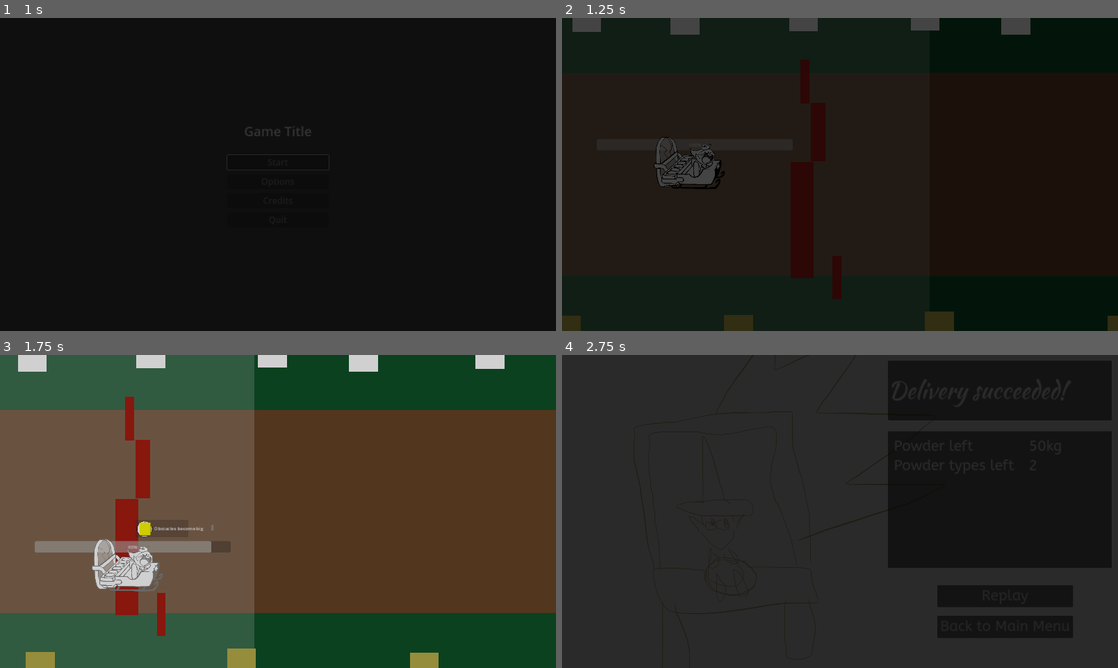
Above: before the commit, frames 1-4 (two rows, left to right).
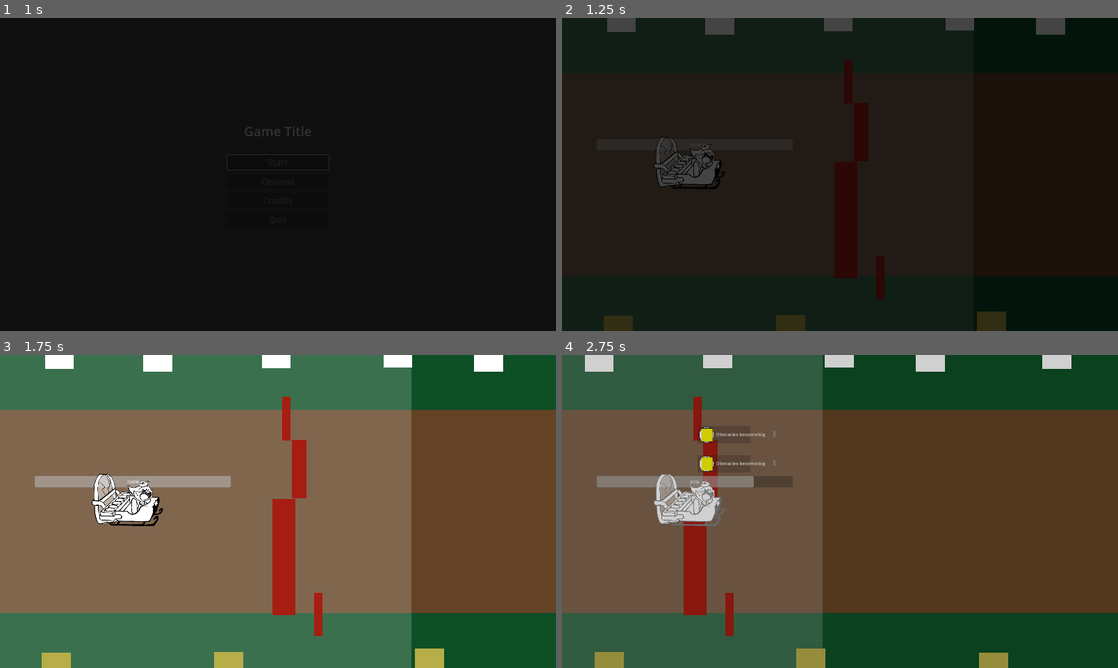
Above: after the commit, the same moments.

Repository: hsandt/ld53
Game: Godot game, scene res://scenes/main_menu_scene.tscn
Same seed, same stepped clock (60 frames per second), same inputs: the game is played once before the commit and once after it.
Inputs (mouse positions are in pixels of both pictures, inside the frame that each line leads up to):
- Up to frame 1 (1 s): tap Enter (ui_accept) at 0.5, 0.77 s; move the mouse to (400, 158) at 0.52 s; hold Right (ui_right) from 0.53 s (still down); hold M (app_next_resolution) from 0.53 s (still down); click (400, 158) at 0.67 s
- Up to frame 2 (1.25 s): keep holding Right (ui_right); keep holding M (app_next_resolution)
- Up to frame 3 (1.75 s): move the mouse to (166, 527) at 1.27 s; release Right (ui_right) at 1.28 s; release M (app_next_resolution) at 1.28 s; hold S (down) from 1.28 s (still down); tap N (app_prev_resolution) at 1.35 s; tap Enter (ui_accept) at 1.52 s
- Up to frame 4 (2.75 s): move the mouse to (895, 442) at 2.02 s; release S (down) at 2.03 s; hold Right (ui_right) from 2.03 s (still down); hold M (app_next_resolution) from 2.03 s (still down)

Frame 1 is identical in both runs. In frame 2, 4.5% of the frame differs, in the area x 0-100%, y 0-100%; in frame 3, 37%; in frame 4, 100%.

Commit message:
[Flow] Wait tunable intro duration (on InGameManager) before starting moving

Diff:
--- a/scripts/ingame/InGameManager.gd
+++ b/scripts/ingame/InGameManager.gd
@@ -3,6 +3,7 @@
 
 @export var pause_menu: PauseMenu
 @export var player_character: Player
+@export var intro_duration: float = 1.0
 
 
 var game_phase: Enums.GamePhase
@@ -21,8 +22,12 @@
 	# Start in intro game phase
 	game_phase = Enums.GamePhase.INTRO
 
+	# wait for intro duration, pausable, physics time
+	await get_tree().create_timer(intro_duration, false, true).timeout
+
 	# For now, there is no intro so start racing immediately
 	game_phase = Enums.GamePhase.RACING
+	player_character.should_move = true
 
 
 func _unhandled_input(event):
--- a/scripts/ingame/player_character/player.gd
+++ b/scripts/ingame/player_character/player.gd
@@ -20,6 +20,8 @@
 @onready var buffs: Buffs = $Buffs
 @onready var cargo: Cargo = $cargo
 
+var should_move: bool = false
+
 
 func hurt(damage):
 	powder -= damage
@@ -31,6 +33,9 @@
 func _physics_process(delta):
 	# proto UI
 	$powder_bar.value = powder
+
+	if not should_move:
+		return
 
 	if current_speed < top_speed:
 		current_speed += delta * acceleration
